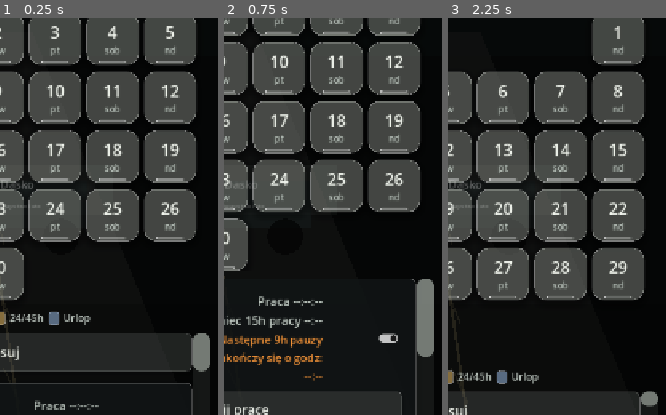
Above: before the commit, frames 1-3 (left to right).
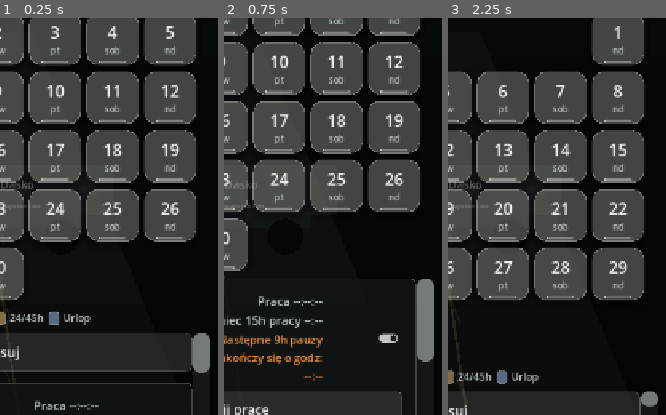
Above: after the commit, the same moments.

Repository: ElKlient/IDOL-Genesis
Game: Godot game, scene res://scenes/main.tscn
Two runs of this game, one before a commit and one after it. Both use one fixed random seed, a clock stepped at 60 frames per second and the inputs below.
Inputs:
- Up to frame 1 (0.25 s): no input
- Up to frame 2 (0.75 s): click "Zapisz i zamknij" at 0.5 s
- Up to frame 3 (2.25 s): click "Cofnij" at 1.25 s; click "<" at 2 s
The pictures show only the part of the screen within x 49-99%, y 46-96%; the shares and areas given below are measured in that part.

The runs differ from the first frame. In frame 1, less than 0.1% of the frame differs, in the area x 88-97%, y 87-90%; in frame 2, 0.1%, in the area x 88-97%, y 83-87%; in frame 3, less than 0.1%.

Commit message:
Show selected pause countdown

Diff:
--- a/scripts/main.gd
+++ b/scripts/main.gd
@@ -1102,6 +1102,7 @@
 
 	pause_result_label = _make_label("", 19, COLOR_TEXT)
 	pause_result_label.autowrap_mode = TextServer.AUTOWRAP_WORD_SMART
+	pause_result_label.visible = false
 	day_tools_body.add_child(pause_result_label)
 
 	_apply_day_tools_visibility()
@@ -1967,21 +1968,25 @@
 	if work_timer_label == null or rest_after_work_label == null:
 		return
 
+	var now_unix := int(Time.get_unix_time_from_system())
 	if work_start_unix <= 0:
 		work_timer_label.text = "Praca --:--:--\nKoniec 15h pracy --:--"
 		work_timer_label.visible = true
 		work_timer_label.add_theme_color_override("font_color", COLOR_TEXT_MUTED)
-		rest_after_work_label.text = "Następne 9h pauzy\nzakończy się o godz:\n--:--"
+		if pause_start_unix > 0:
+			_show_pause_timer(now_unix)
+		else:
+			_show_next_rest_after_work_placeholder()
+		return
+
+	var limit_end_unix := work_start_unix + TEST_WORK_LIMIT_SECONDS
+	var rest_end_unix := limit_end_unix + TEST_REST_AFTER_WORK_SECONDS
+	if pause_start_unix > 0:
+		_show_pause_timer(now_unix)
+	else:
 		rest_after_work_label.visible = true
 		rest_after_work_label.add_theme_color_override("font_color", Color(0.96, 0.58, 0.22))
-		return
-
-	var now_unix := int(Time.get_unix_time_from_system())
-	var limit_end_unix := work_start_unix + TEST_WORK_LIMIT_SECONDS
-	var rest_end_unix := limit_end_unix + TEST_REST_AFTER_WORK_SECONDS
-	rest_after_work_label.visible = true
-	rest_after_work_label.add_theme_color_override("font_color", Color(0.96, 0.58, 0.22))
-	rest_after_work_label.text = "Następne 9h pauzy\nzakończy się o godz:\n%s" % _format_unix_clock(rest_end_unix)
+		rest_after_work_label.text = "Następne 9h pauzy\nzakończy się o godz:\n%s" % _format_unix_clock(rest_end_unix)
 
 	if work_end_unix > 0:
 		work_timer_label.text = "Praca zakończona\n%s" % _format_unix_clock(work_end_unix)
@@ -2002,6 +2007,25 @@
 			_format_unix_time(limit_end_unix),
 			remaining_text,
 		]
+
+
+func _show_next_rest_after_work_placeholder() -> void:
+	rest_after_work_label.visible = true
+	rest_after_work_label.add_theme_color_override("font_color", Color(0.96, 0.58, 0.22))
+	rest_after_work_label.text = "Następne 9h pauzy\nzakończy się o godz:\n--:--"
+
+
+func _show_pause_timer(now_unix: int) -> void:
+	var pause_hours := _selected_pause_hours()
+	var pause_end_unix := pause_start_unix + pause_hours * 3600
+	var pause_remaining_seconds: int = maxi(0, pause_end_unix - now_unix)
+	rest_after_work_label.visible = true
+	rest_after_work_label.add_theme_color_override("font_color", Color(0.96, 0.58, 0.22))
+	rest_after_work_label.text = "Pauza %dh %s\nKoniec pauzy %s" % [
+		pause_hours,
+		_format_countdown(pause_remaining_seconds),
+		_format_unix_clock(pause_end_unix),
+	]
 
 
 func _adopt_manual_cycle_from_overrides() -> void:
@@ -2667,6 +2691,7 @@
 		return
 
 	_capture_undo_state_for_option(pause_option, previous_index)
+	_update_work_timer()
 	_update_pause_result()
 	_save_settings_to_disk()
 
@@ -4011,6 +4036,7 @@
 func _on_start_pause_pressed() -> void:
 	_capture_undo_state()
 	pause_start_unix = int(Time.get_unix_time_from_system())
+	_update_work_timer()
 	_update_pause_result()
 	_save_settings_to_disk()
 
@@ -4018,17 +4044,8 @@
 func _update_pause_result() -> void:
 	if pause_result_label == null:
 		return
-	if pause_start_unix <= 0:
-		pause_result_label.text = "Kliknij Rozpocznij pauzę, żeby policzyć koniec."
-		return
-
-	var pause_hours := _selected_pause_hours()
-	var pause_end_unix := pause_start_unix + pause_hours * 3600
-	pause_result_label.text = "Start pauzy: %s. Pauza %dh kończy się: %s" % [
-		_format_unix_time(pause_start_unix),
-		pause_hours,
-		_format_unix_time(pause_end_unix),
-	]
+	pause_result_label.visible = false
+	pause_result_label.text = ""
 
 
 func _button_previous_month() -> void:
